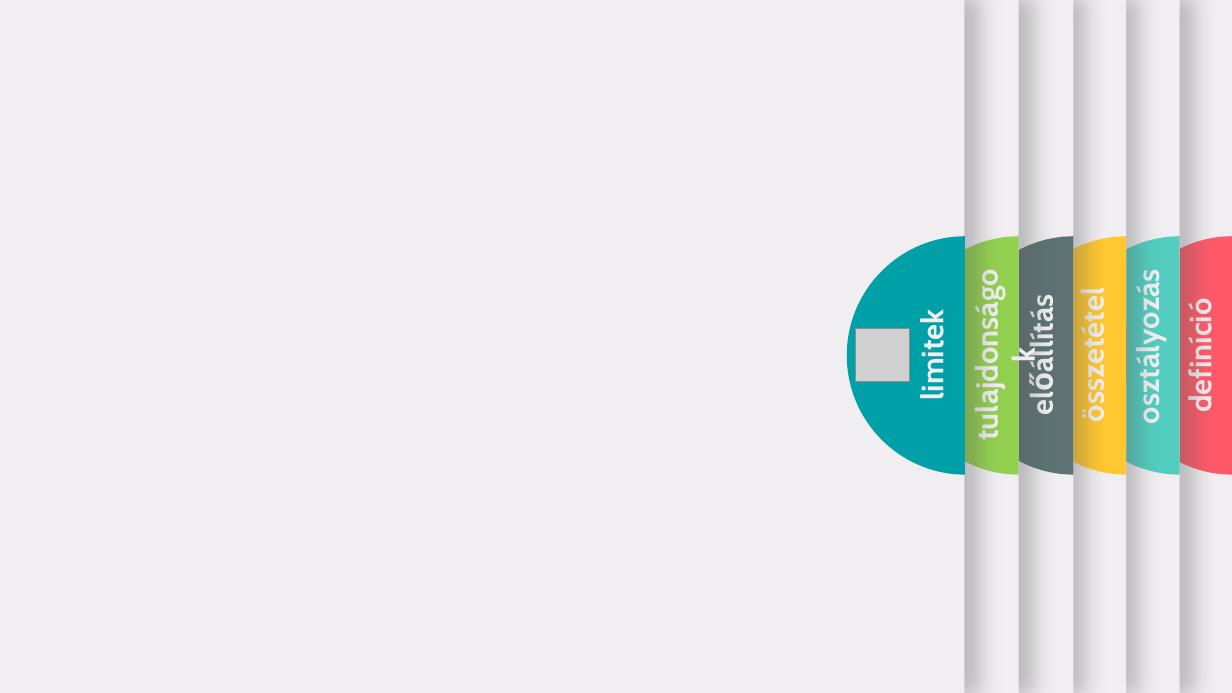
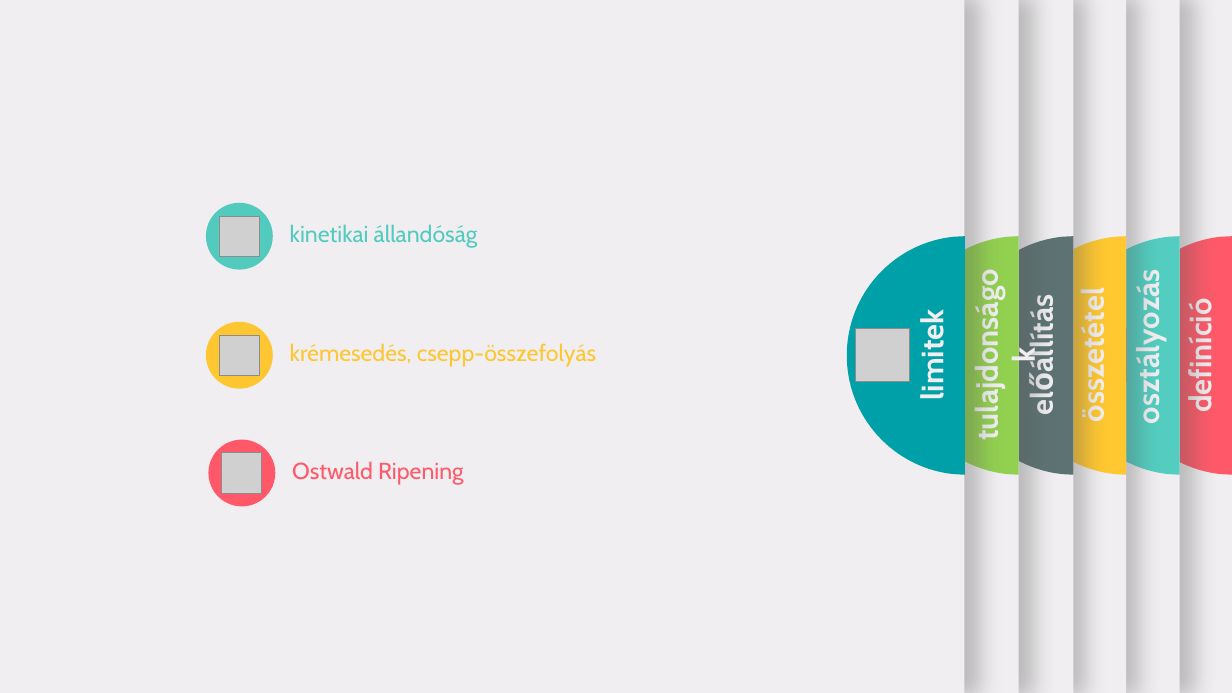
Before and after one commit to LilianaBohus/chemistry-presenations, a slide deck: slide 7 of emulsion-concentrates-short.pptx. Drawn at 1232x693 pixels with LibreOffice and Linux fonts; fonts in the diff are those of the drawing; grey boxes stand for pictures. Boxes give left, top, right and bottom in pixels: in the first picture for what was removed or moved away, otherwise in the second. Text is boxed around its words. In the diff, an @@ line names an element or a change of style, - is before the commit and + after.

```diff
--- a/emulsion-concentrates-short.pptx
+++ b/emulsion-concentrates-short.pptx
@@ ellipse added at bbox=[206, 202, 273, 269], fill #52CBBE @@
@@ picture added at bbox=[219, 216, 260, 257] @@
@@ text added at bbox=[290, 224, 478, 248], 18 pt, text #52CBBE @@
+kinetikai állandóság
@@ ellipse added at bbox=[206, 322, 273, 388], fill #FEC630 @@
@@ picture added at bbox=[219, 335, 260, 376] @@
@@ text added at bbox=[290, 343, 596, 367], 18 pt, text #FEC630 @@
+krémesedés, csepp-összefolyás
@@ ellipse added at bbox=[209, 440, 275, 506], fill #FF5969 @@
@@ picture added at bbox=[222, 453, 262, 494] @@
@@ text added at bbox=[292, 461, 464, 485], 18 pt, text #FF5969 @@
+Ostwald Ripening
```
Also in this commit, not shown: 5 other slides changed.
